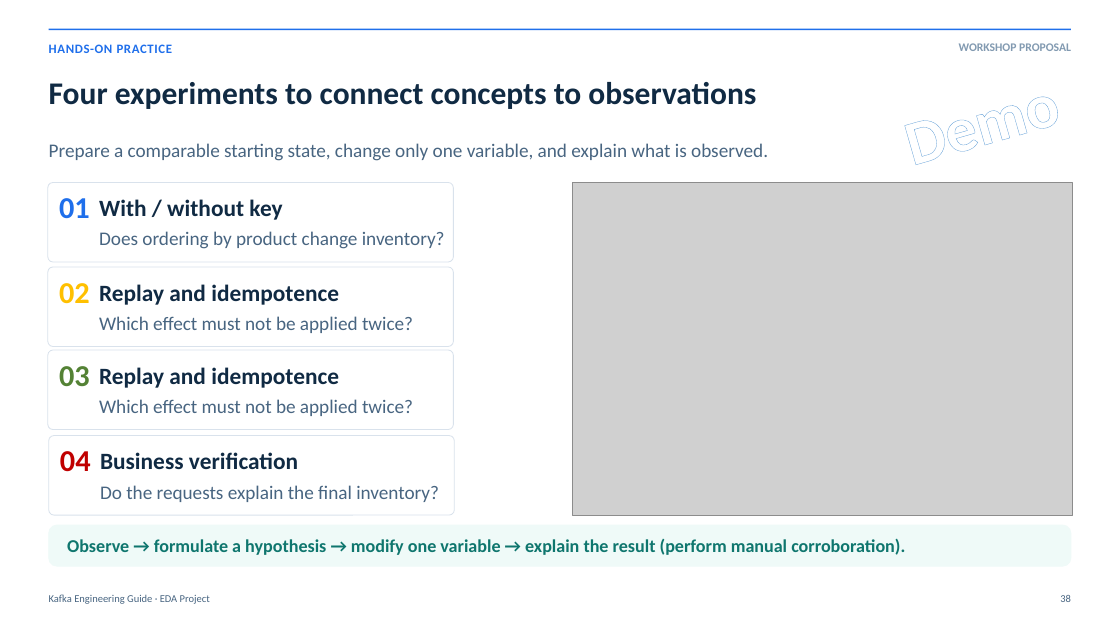
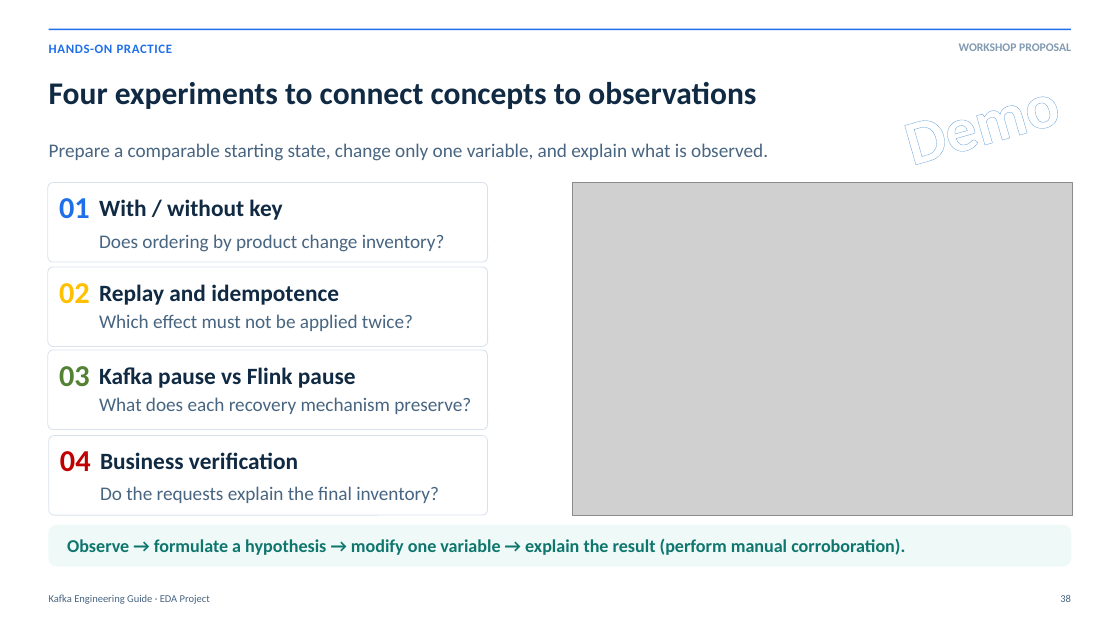
Before and after one commit to rdemers/org-rd-fullstack-springboot-eda, a slide deck: slide 38 of doc/presentation/org-rd-fullstack-springboot-eda-en.pptx. Drawn at 1120x630 pixels with LibreOffice and Linux fonts; fonts in the diff are those of the drawing; grey boxes stand for pictures. Boxes give left, top, right and bottom in pixels: in the first picture for what was removed or moved away, otherwise in the second. Text is boxed around its words. In the diff, an @@ line names an element or a change of style, - is before the commit and + after.

```diff
--- a/doc/presentation/org-rd-fullstack-springboot-eda-en.pptx
+++ b/doc/presentation/org-rd-fullstack-springboot-eda-en.pptx
@@ rounded rectangle: place and size @@
-rounded rectangle at <box>48,182,454,262</box>
+rounded rectangle at <box>48,182,488,262</box>
@@ rounded rectangle: place and size @@
-rounded rectangle at <box>48,267,454,347</box>
+rounded rectangle at <box>48,267,488,347</box>
@@ rounded rectangle: place and size @@
-rounded rectangle at <box>48,350,454,430</box>
+rounded rectangle at <box>48,350,488,430</box>
@@ text at <box>99,367,356,388</box>: text changed @@
-Replay and idempotence
+Kafka pause vs Flink pause
@@ text at <box>99,397,471,414</box>: text changed @@
-Which effect must not be applied twice?
+What does each recovery mechanism preserve?
@@ rounded rectangle: place and size @@
-rounded rectangle at <box>49,436,455,516</box>
+rounded rectangle at <box>49,436,487,516</box>
```
Also in this commit, not shown: 1 other slide changed, 3 other files.
